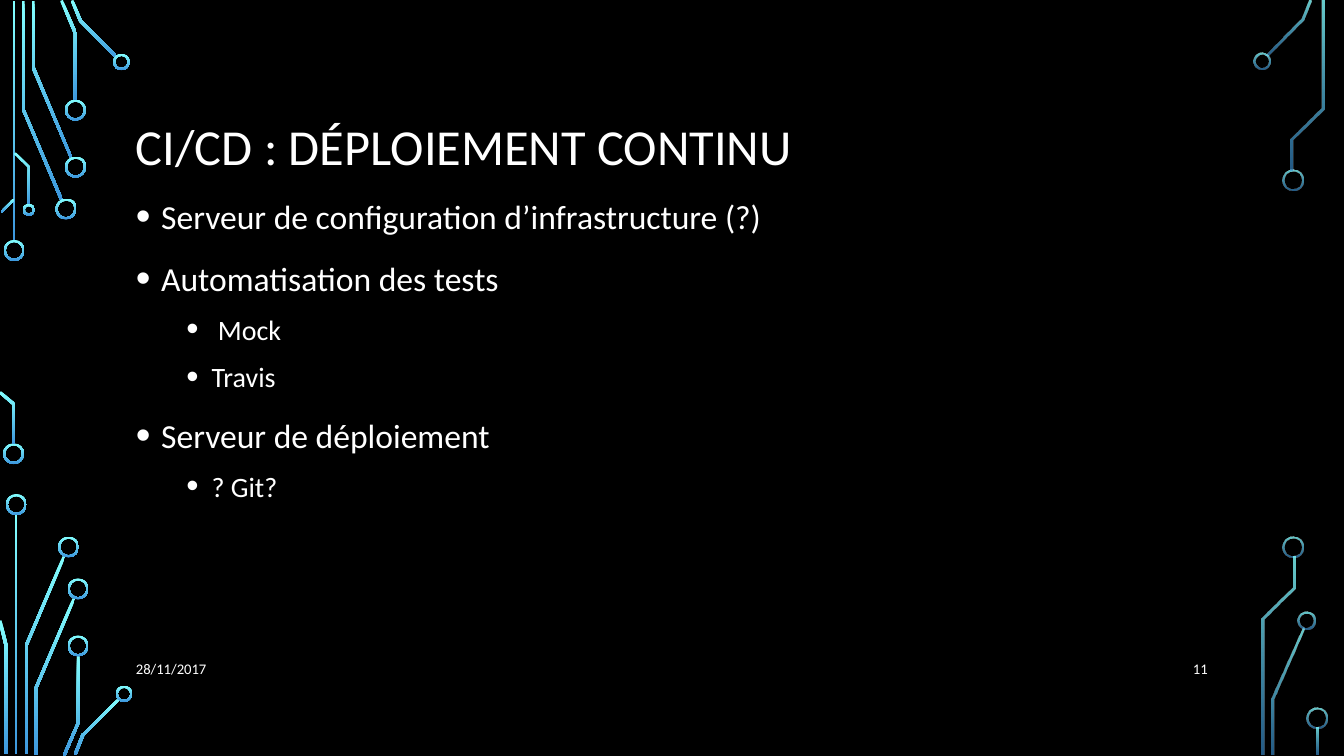
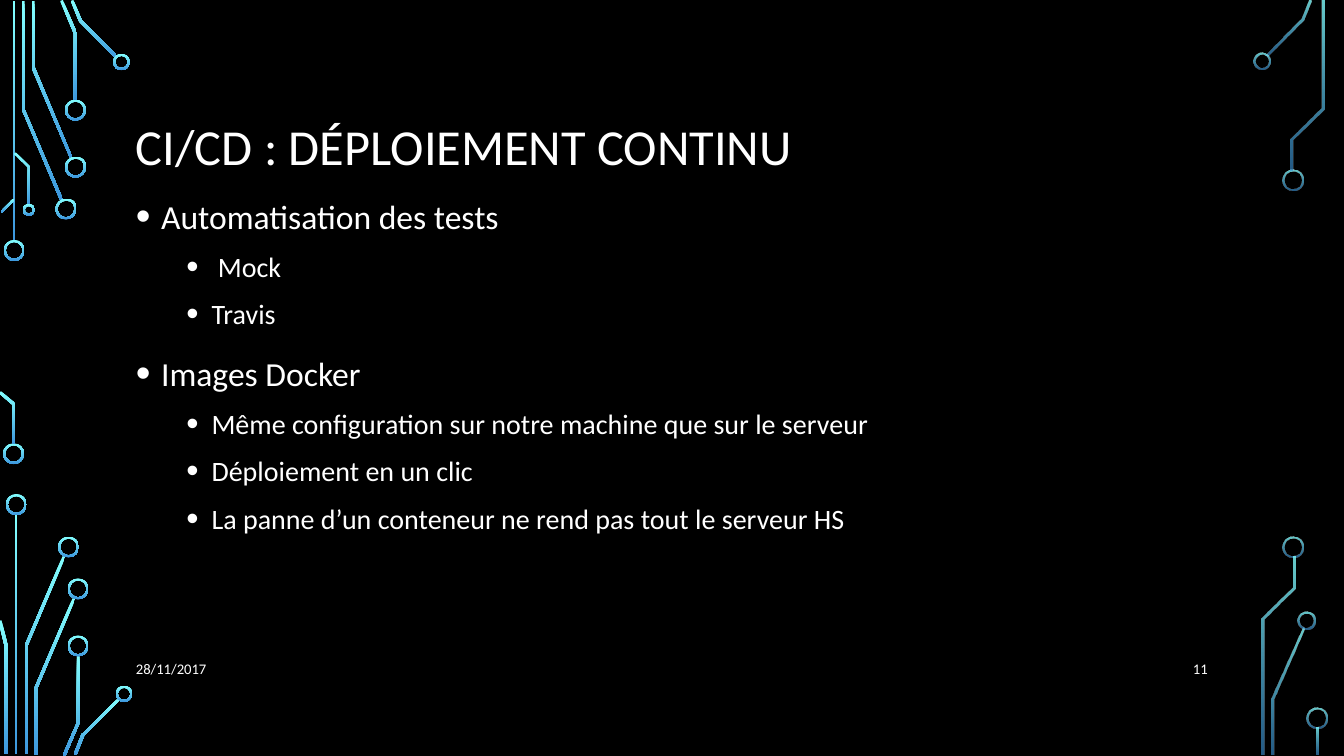
Before and after one commit to Julienbtn/cloud-project-equipe-7, a slide deck: slide 11 of Presentation Cloud.pptx. Drawn at 1344x756 pixels with LibreOffice and Linux fonts; fonts in the diff are those of the drawing; background and template pictures are left out. Boxes give left, top, right and bottom in pixels: in the first picture for what was removed or moved away, otherwise in the second. Text is boxed around its words. In the diff, an @@ line names an element or a change of style, - is before the commit and + after.

```diff
--- a/Presentation Cloud.pptx
+++ b/Presentation Cloud.pptx
@@ text at bbox=[161, 205, 717, 235]: paragraph removed @@
-• Serveur de configuration d’infrastructure (?)
@@ text at bbox=[161, 362, 868, 534]: text changed; size 24 to 20 pt @@
-• Serveur de déploiement
-  • ? Git?
+• Images Docker
+  • Même configuration sur notre machine que sur le serveur
+  • Déploiement en un clic
+  • La panne d’un conteneur ne rend pas tout le serveur HS
```
Also in this commit, not shown: 2 other slides changed.
